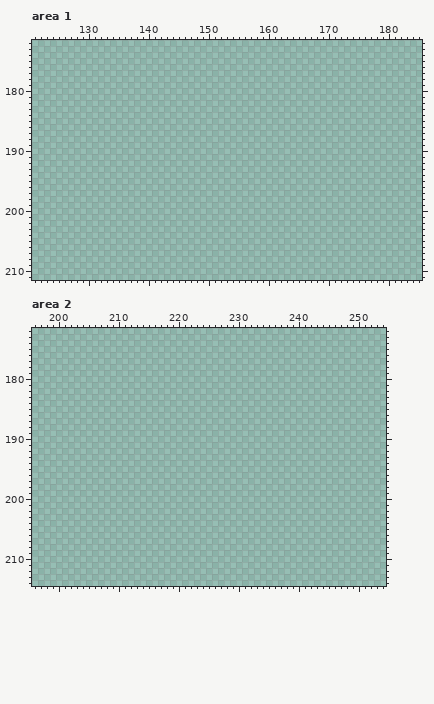
Pixel-art file -- Game/CrimsonDraft/Assets/Art/Sprites/UI/New/icons.aseprite. Above: the version before the commit.
256x256 pixels, 1 frame. Colours within 5 levels of each other are drawn and written as one. Shown: area 1: x 121..185, y 172..211; area 2: x 196..254, y 172..214.
And afterwards:
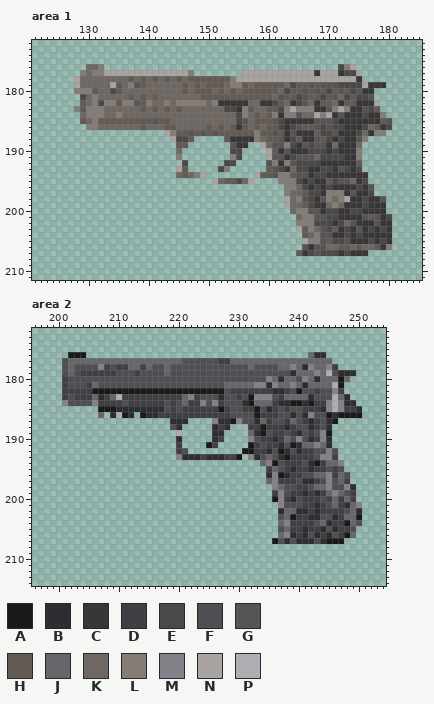
Palette (. is transparent): A #191919  B #2e2d31  C #383636  D #403f44  E #4b4848  F #4f4e53  G #575454  H #635a53  J #67666a  K #6f6761  L #847c77  M #848288  N #a9a4a1  P #aeafb3
What changed:
--- area 1, layer "Layer 1"
@@ x 121..185 @@
 175 .................................................................
-176 .................................................................
-177 .................................................................
-178 .................................................................
-179 .................................................................
-180 .................................................................
-181 .................................................................
-182 .................................................................
-183 .................................................................
-184 .................................................................
-185 .................................................................
-186 .................................................................
-187 .................................................................
-188 .................................................................
-189 .................................................................
-190 .................................................................
-191 .................................................................
-192 .................................................................
-193 .................................................................
-194 .................................................................
-195 .................................................................
-196 .................................................................
-197 .................................................................
-198 .................................................................
-199 .................................................................
-200 .................................................................
-201 .................................................................
-202 .................................................................
-203 .................................................................
-204 .................................................................
-205 .................................................................
-206 .................................................................
-207 .................................................................
+176 .........KKL.......................................ELN...........
+177 ........LKLLNNNNNNNNNNNNNNL........NNNNNNNNNNNNCNNNCEEN..........
+178 .......NKKKKKKKKHKHKHKHKHKHHHHHHHLNNNNNNNNNNNNNNNNNNNNC..........
+179 .......NKKKKKNHKLGHKKKKKKHKHKHHHKLLHKHHHHHKEHHGHGGGEEEENCCC......
+180 .......LLLHKKEHKKKKKKKKKKHKHHHKHKHKHHHHHHKEHHGHGHEHGHEGCC........
+181 ........EKLKKKKKHKHKHKKKKKKKHHHHHHHHHHHHKGHHEGHHEHGKEHEEG........
+182 ........HKLELLHLLGHLKKLKLLLLLKLCCCCCKKCCEHKCEGKCHHKCHHCCCN.......
+183 .......LHLLLKKKKKKHKHKHKHKKKKKKKEECLHKKHHELNLLLCCGLNLCCGEH.......
+184 ........KLLLKKLKKKKKKKKKKKKKKKKKKKELKHKHLCLLGKKNLNCGCCCECCL......
+185 ........HKLHHHHHHHHHGHHKKKKKKKKKKKEGKHHHGECCCCCGGGECCCCCCCHG.....
+186 .........LLKKKKKKKHKKKHHKKKKKHKHKHCHKHKHHECEGHHGEGEECCCEKHCE.....
+187 ......................NLHHGHGHGHHHHHHLHHGHCGCCCHEEGCCCEKCLL......
+188 .......................NEEH.....HCCCCLKHHGCEHCCGHECECCGL.........
+189 ........................HH.......GCC..NKGGLECGEGGCKCCCK..........
+190 ........................K........EE....NHCGCCCEEECECCCL..........
+191 ........................L........LE....NGGCEGGGKEEEECCL..........
+192 .........................E......EE.....GLCLGEEEECCCCCCH..........
+193 ........................NH.....EL......HGECKEECCEECGECE..........
+194 ........................KHKLN........NHHGLLHGGCEECCCCCCC.........
+195 ..............................NKHHEKN....LLLECECCHEGGKCE.........
+196 ..........................................LLKECECECCCCECG........
+197 ..........................................LKKHEECLLLCGCCE........
+198 ..........................................NKLGECGLKLNCCECCG......
+199 ..........................................NKKHECCKLKCCCECCC......
+200 ...........................................KLLGGCEECCEECCCC......
+201 ............................................KLLGGEECCCCGHGCE.....
+202 ............................................LLLEEECEKGCCCGCC.....
+203 ............................................NHLKGEHCECGCECEC.....
+204 .............................................HKLGGCCECECCCCC.....
+205 .............................................NLLGHEEGCCCECEC.....
+206 .............................................GCGGKKHHKHKKHCL.....
+207 ............................................HCEGEEECECCC.........
 208 .................................................................
--- area 2, layer "Layer 1"
@@ x 196..254 @@
 175 ...........................................................
-176 ...........................................................
-177 ...........................................................
-178 ...........................................................
-179 ...........................................................
-180 ...........................................................
-181 ...........................................................
-182 ...........................................................
-183 ...........................................................
-184 ...........................................................
-185 ...........................................................
-186 ...........................................................
-187 ...........................................................
-188 ...........................................................
-189 ...........................................................
-190 ...........................................................
-191 ...........................................................
-192 ...........................................................
-193 ...........................................................
-194 ...........................................................
-195 ...........................................................
-196 ...........................................................
-197 ...........................................................
-198 ...........................................................
-199 ...........................................................
-200 ...........................................................
-201 ...........................................................
-202 ...........................................................
-203 ...........................................................
-204 ...........................................................
-205 ...........................................................
-206 ...........................................................
-207 ...........................................................
+176 ......AAA.....................................JBB..........
+177 .....FJJJJJJJJJJJJJJJJJJJFFFFFFDDJJJJJJJJJJJJJJJJJ.........
+178 .....FJFFFFMDFDDJJDJFFJFFFFFFFFFFFFFJFFFFJJMJBMJJMD........
+179 .....FJFDDDDDDFFFDFFFFJFFFFFFFFFFFFFFFFFFFFBJJJMJPFBBB.....
+180 .....DFFFFFFFFFFFFFFFFFFFFFFFFFFFFFFFFFMJBJJFMJBJJJAJ......
+181 .....DFFFDJFFFFFFFFFFFFFFFFFFFFFJJJJJMMBMJJMJBJJJJPA.......
+182 .....DDDDDAAAAAAAAAAAAAAAAAAAAAAFDDDDDDDBBDFAFFDFFMD.......
+183 .....DFDDDJBDJPDDDDDDDDDDJMDFFFBFFDFAMMMFDJJJJBFFFPJB......
+184 .....MFFFFMDDDDFDDDDDDFDFJDDMFMDFFFBAJJJDBBAABADDMPMBB.....
+185 ...........AAABBBBBBBBFDFDDDDDDADFFDDAFBDFDFFDDDBMPMDDB....
+186 ..........PJ.BPAB.ABBDDDDDDDDDDDDFFFFADDDFFBFBMFFABAAAA....
+187 .......................BBB....MBBAMFFBJDFFDJFDBDFBA........
+188 .......................FB.....BDB..PDDADDDBDFFBDFB.........
+189 ........................P.....BB....JBAFDDFDBFDFMA.........
+190 ........................B.....BD....MFDDBDJFMFBDMB.........
+191 ........................D....AD.....ADFDDBFABJJMJB.........
+192 ........................DF.........AADDBFABFBDDFFMF........
+193 ........................MBBBDBBBDDA.MBFJFBADDDDFMMD........
+194 ......................................JMAFDDDFBADJJM.......
+195 .......................................DJFDBDDBDDFDF.......
+196 .......................................BMABDDFFJJMDJF......
+197 .......................................JMDDDFBBDFMFJD......
+198 ........................................MJFFDDFJJMFFMB.....
+199 ........................................DMFDDBDBDJMJFD.....
+200 ........................................AMDBFDDDFDJDJD.....
+201 .........................................MFFFDDBDFJDBJM....
+202 .........................................BJJBBDBDDDDFJB....
+203 .........................................FJADDBBFFBDJJA....
+204 .........................................JMDDDDFJBDDAJF....
+205 .........................................FJDDBDDBFBDDF.....
+206 .........................................JMBDBFBDBFDAJ.....
+207 ........................................AFBFBBBFBAAA.......
 208 ...........................................................
